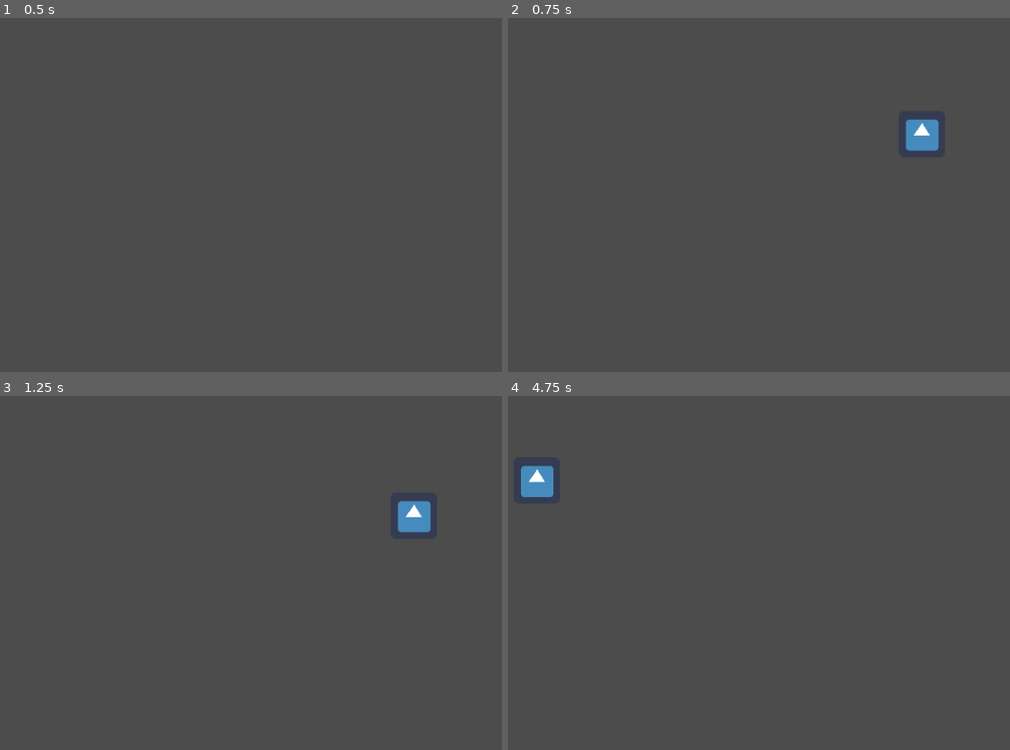
Above: before the commit, frames 1-4 (two rows, left to right).
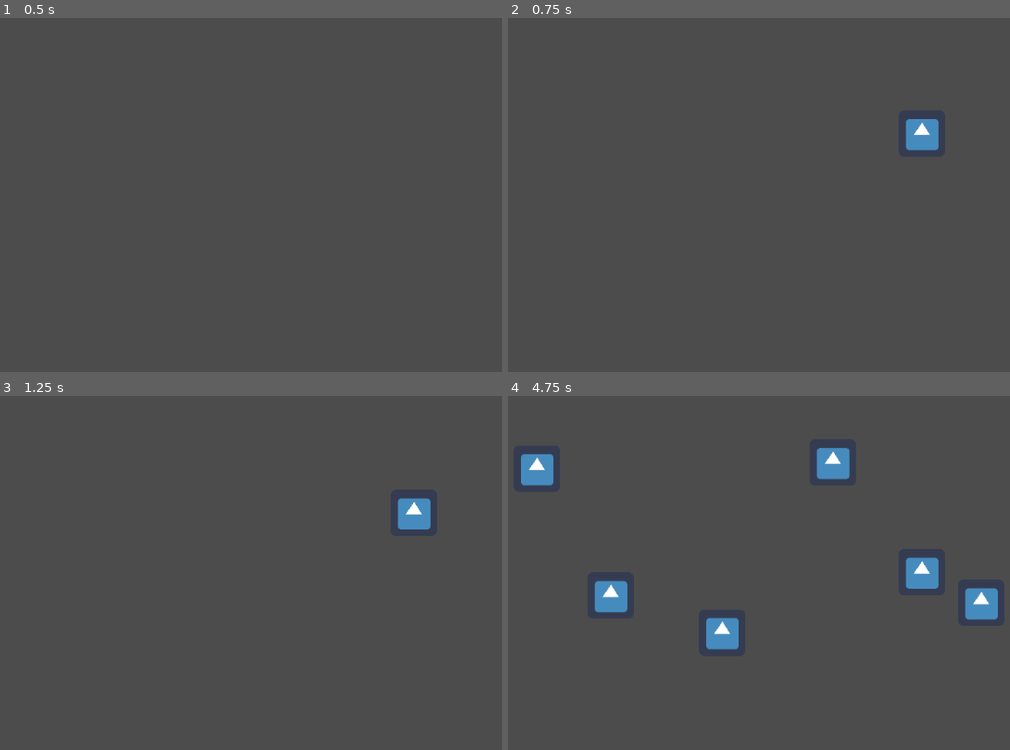
Above: after the commit, the same moments.

Repository: h3nse/Particle-simulation
Game: Godot game, scene res://Main.tscn
The game is run twice, just before and just after one commit, with the same random seed, the same clock (stepped at 60 frames per second) and the same inputs. The engine's default icon, where the game draws it, is replaced by a stand-in: a white triangle on a blue panel in a dark square.
Inputs (mouse positions are in pixels of both pictures, inside the frame that each line leads up to):
- Up to frame 1 (0.5 s): no input
- Up to frame 2 (0.75 s): tap Enter at 0.5 s; move the mouse to (919, 134) at 0.52 s; click (919, 134) at 0.6 s
- Up to frame 3 (1.25 s): no input
- Up to frame 4 (4.75 s): move the mouse to (608, 555) at 1.27 s; click (608, 555) at 1.35 s; move the mouse to (834, 438) at 2.02 s; click (834, 438) at 2.1 s; move the mouse to (723, 619) at 2.77 s; click (723, 619) at 2.85 s; move the mouse to (979, 597) at 3.52 s; click (979, 597) at 3.6 s; move the mouse to (538, 466) at 4.27 s; click (538, 466) at 4.35 s

Frame 1 is identical in both runs. In frame 2, less than 0.1% of the frame differs, in the area x 79-86%, y 28-38%; in frame 3, 0.2%; in frame 4, 3.5%, in the area x 2-98%, y 14-72%.

Commit message:
Add feature for multiple particles

Diff:
--- a/Main.gd
+++ b/Main.gd
@@ -1,15 +1,19 @@
 extends Node2D
 
-onready var particle = load("res://Particle.tscn").instance()
-var gravity = Vector2.ZERO
+onready var particleShell = load("res://Particle.tscn")
+var particles = []
 
-const g = 9.8
-
-func _ready():
-	gravity.y = particle.mass * g
+const g = Vector2(0,9.8)
 
 func _process(delta):
 	if Input.is_action_just_pressed("click"):
-		self.add_child(particle)
-		particle.position = get_global_mouse_position()
-	particle.applyForce(Vector2(gravity))
+		create_particle()
+
+	for p in particles:
+		p.apply_force(p.mass * g)
+
+func create_particle():
+	var particle = particleShell.instance()
+	self.add_child(particle)
+	particles.append(particle)
+	particle.position = get_global_mouse_position()
--- a/Particle.gd
+++ b/Particle.gd
@@ -1,10 +1,10 @@
 extends Node2D
 
-var mass = 0.1
+var mass = 1
 var velocity = Vector2.ZERO
 var acceleration = Vector2.ZERO
 
-func applyForce(Force):
+func apply_force(Force):
 	acceleration += Force / mass
 
 func _process(delta):
